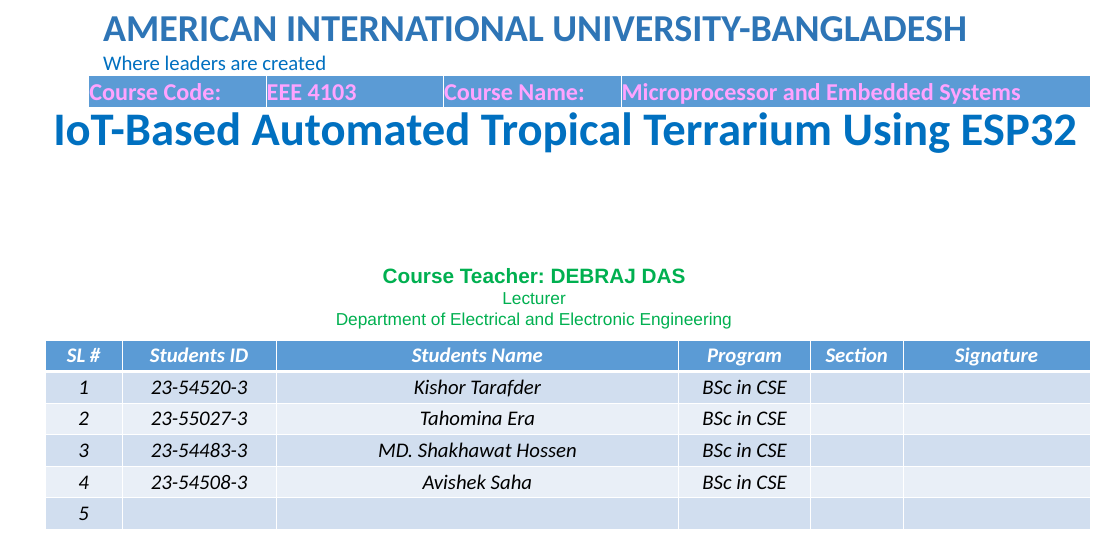
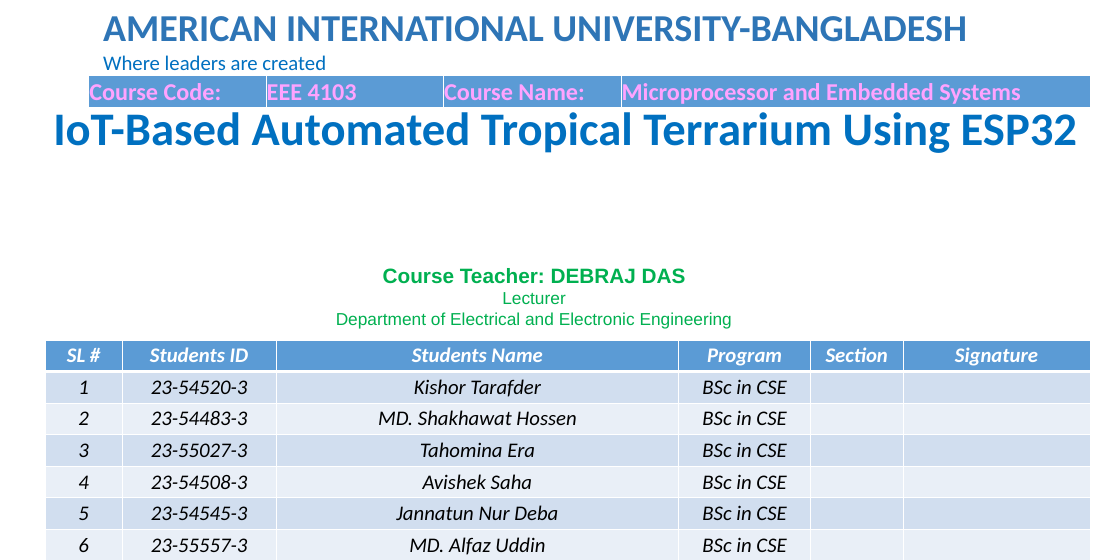
Before and after one commit to kishorkishor/Terrarium, a slide deck: slide 1 of TERRARIUM-Presentation.pptx. Drawn at 1120x560 pixels with LibreOffice and Linux fonts; fonts in the diff are those of the drawing; background and template pictures are left out. Boxes give left, top, right and bottom in pixels: in the first picture for what was removed or moved away, otherwise in the second. Text is boxed around its words. In the diff, an @@ line names an element or a change of style, - is before the commit and + after.

```diff
--- a/TERRARIUM-Presentation.pptx
+++ b/TERRARIUM-Presentation.pptx
@@ table at (x1=45, y1=340, x2=1090, y2=559) @@
-row 3, column 2: 23-55027-3
+row 3, column 2: 23-54483-3
-row 3, column 3: Tahomina Era
+row 3, column 3: MD. Shakhawat Hossen
-row 4, column 2: 23-54483-3
+row 4, column 2: 23-55027-3
-row 4, column 3: MD. Shakhawat Hossen
+row 4, column 3: Tahomina Era
-row 6: 5 |  |  |  |  | 
+row 6: 5 | 23-54545-3 | Jannatun Nur Deba | BSc in CSE |  | 
+row 7: 6 | 23-55557-3 | MD. Alfaz Uddin | BSc in CSE |  | 
```
Also in this commit, not shown: 1 other slide changed, 7 other files.
